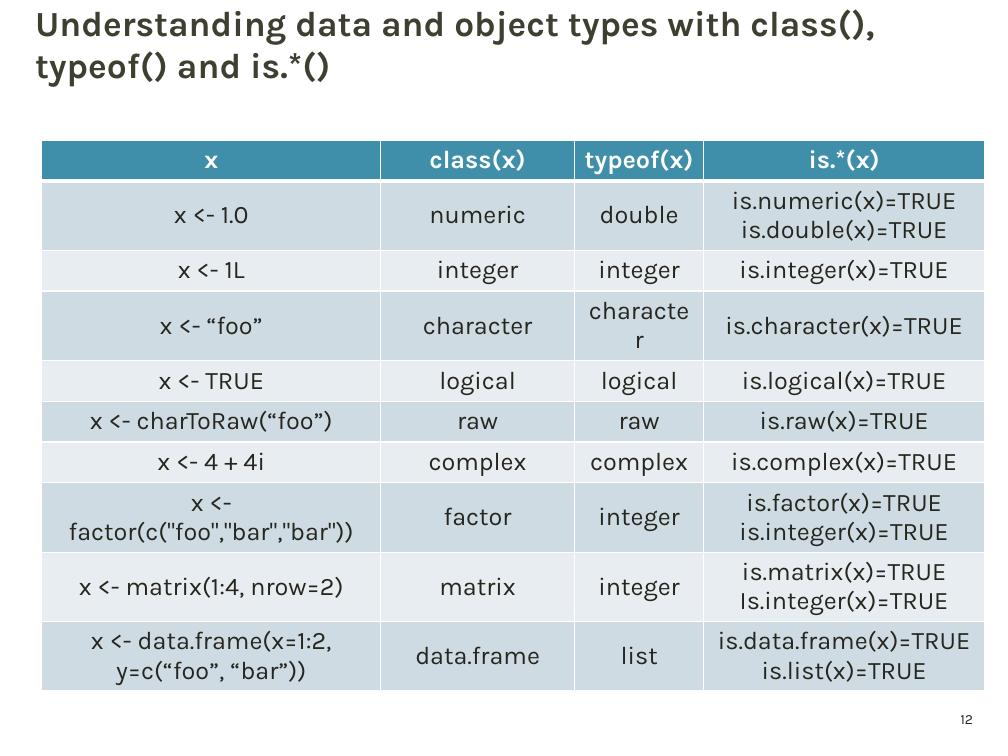
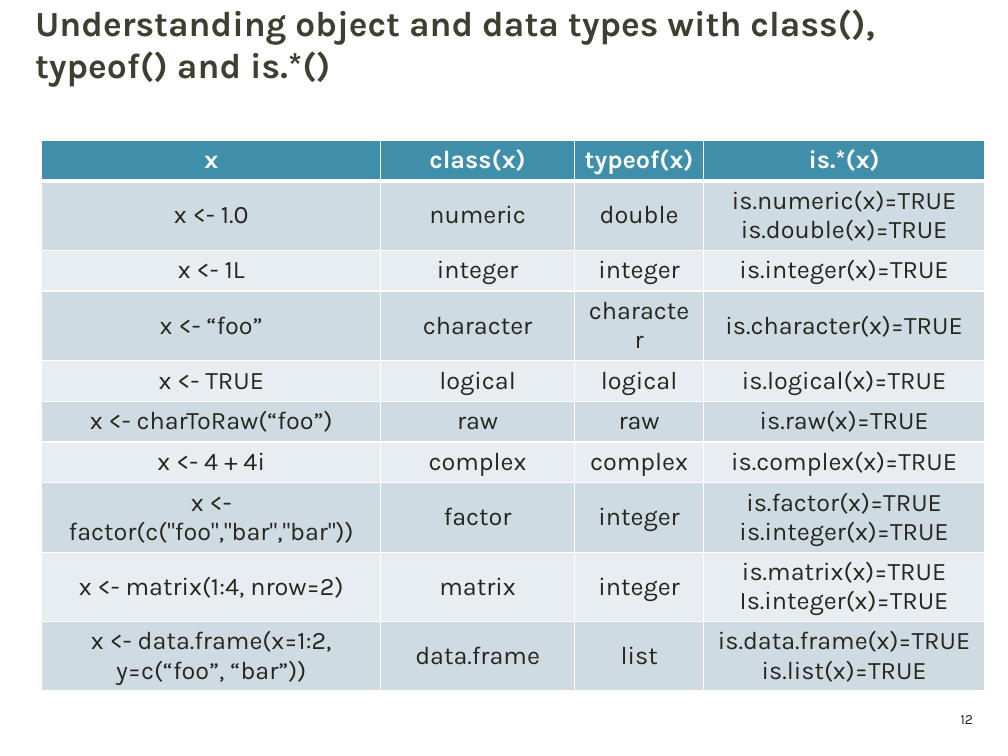
Before and after one commit to griffithlab/gen-viz-lectures, a slide deck: slide 12 of GenViz_Module2_Lecture.pptx. Drawn at 1008x756 pixels with LibreOffice and Linux fonts; fonts in the diff are those of the drawing; background and template pictures are left out. Boxes give left, top, right and bottom in pixels: in the first picture for what was removed or moved away, otherwise in the second. Text is boxed around its words. In the diff, an @@ line names an element or a change of style, - is before the commit and + after.

```diff
--- a/GenViz_Module2_Lecture.pptx
+++ b/GenViz_Module2_Lecture.pptx
@@ title at [35, 9, 874, 87]: text changed @@
-Understanding data and object types with class(), typeof() and is.*()
+Understanding object and data types with class(), typeof() and is.*()
```
Also in this commit, not shown: 3 other slides changed, 1 other file.
